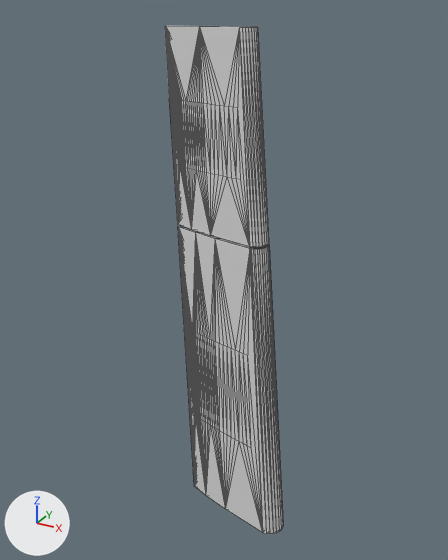
A saved change to the glTF model Tools/simulation/gz_custom_models/gasi_ffa/meshes/left_flap.glb.
One viewpoint serves both versions: a 50 mm camera at (1.3, -2.94, 1.68) aimed at (-0.35, 0.06, 0.18). Every picture has the same lights, and +X, +Y and +Z are marked at lower left. The older version comes first. Mesh edges are drawn as thin lines. Where no turn or scale is listed for an object, it has been applied to the vertices. Vertices at exactly the same position are counted once.

In view in the first picture: 'NAUO54_1'.
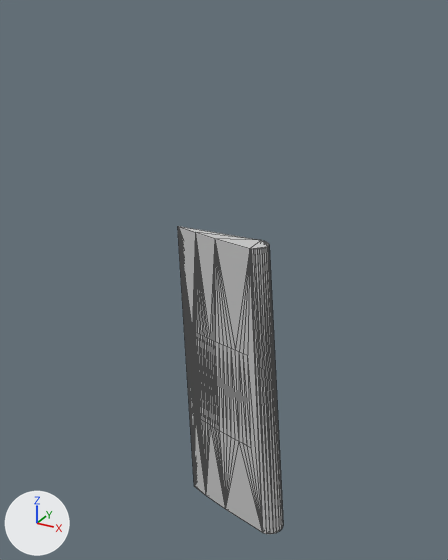
The newer file is also turned or shifted as a whole; pictures and numbers use the older file's frame.

Where the change shows, as pixel boxes [x1, y1, x2, y2] in the pictures (448 x 560 px):
'NAUO54_1', recoloured, reshaped (11% narrower, 39% shorter)
    before: [165, 26, 283, 534]
    after: [178, 226, 283, 534]
part 1 of me_nauo54_1, deleted
    before: [165, 26, 269, 247]

The change, as a list of edits to the scene's bpy script:
```text
Change mat_material_0:
    mat_material_0.base_color: (0.776, 0.776, 0.776) -> (0.6, 0.6, 0.6)  # light grey #e4e4e4 -> light grey #cbcbcb
Change me_nauo54_1:
    used by ob_nauo54_1; location = (0.0, 0.0, 0.0)
    remove me_nauo54_1.from_pydata(...)  # 349 vertices, 690 faces; spans x -0.64..0.09, y -0.15..0.17, z -1.59..1.59
    add me_nauo54_1.from_pydata(...)  # 176 vertices, 348 faces; spans x -0.64..0.09, y -0.11..0.17, z -1.59..0.48
    me_nauo54_1 part 1: the loose piece of 173 vertices spanning x -0.64..-0.03, y -0.15..0.04, z 0.49..1.59 is deleted
```
